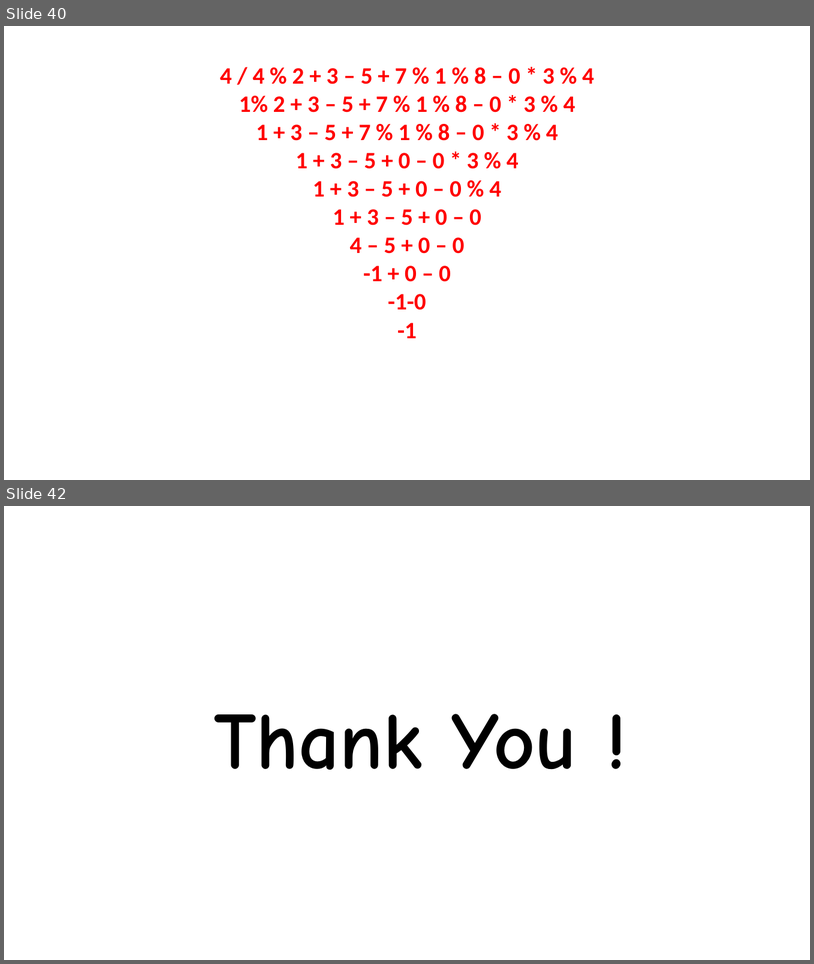
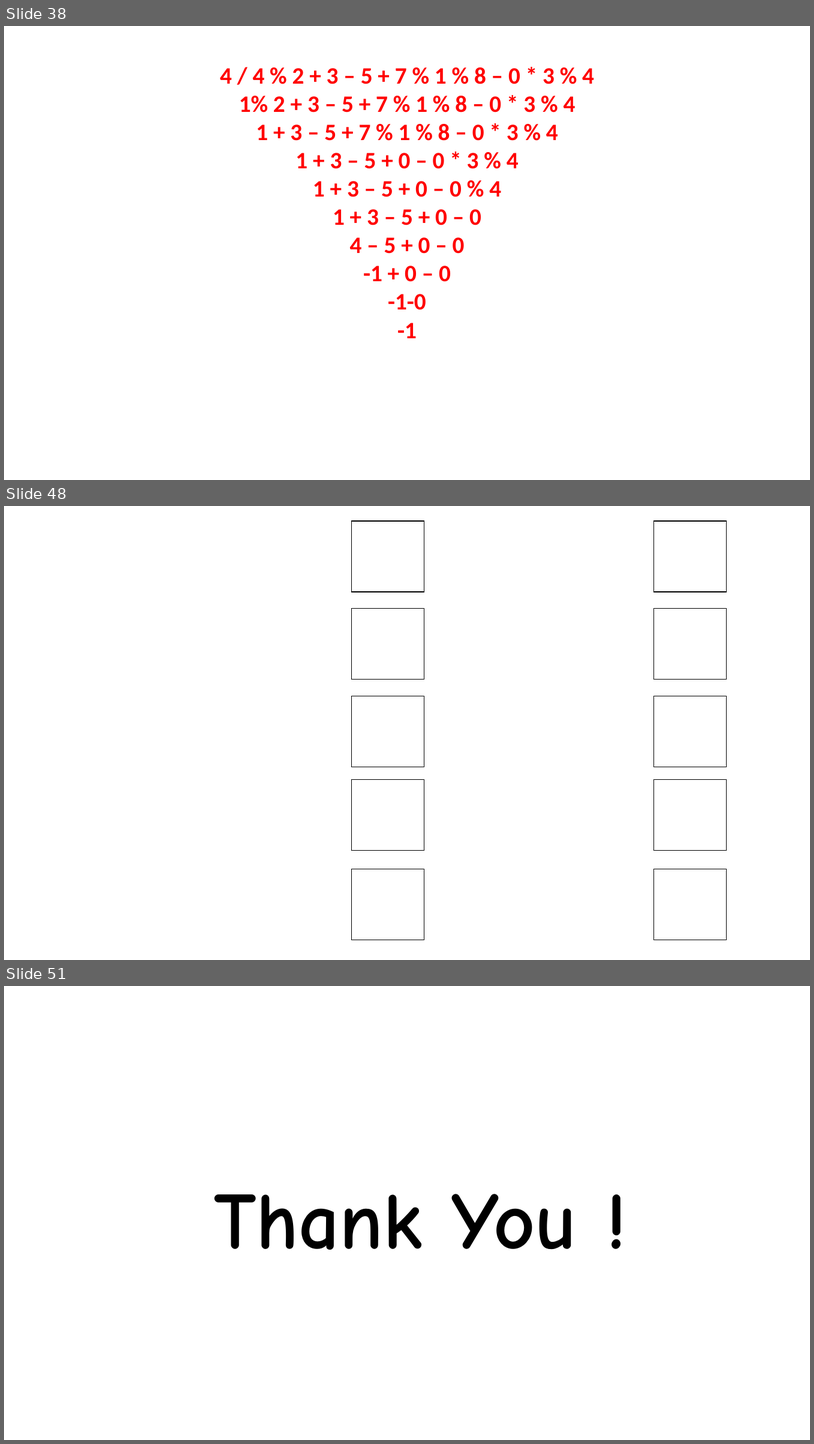
Before and after one commit to eusGithubwork/javaStudy, a slide deck: java.pptx. Shown one above the other, each under a label of ours: slides 40 and 42 before the commit, slides 38, 48 and 51 after it; the slides between them are not shown. The pictures are 814x964 and 814x1444 pixels, drawn with LibreOffice and Linux fonts; fonts in the diff are those of the drawing. Boxes give left, top, right and bottom in pixels: in the first picture for what was removed or moved away, otherwise in the second. Text is boxed around its words. In the diff, an @@ line names an element or a change of style, - is before the commit and + after.

```diff
--- a/java.pptx
+++ b/java.pptx
@@ slide 48 added at [4, 506, 810, 960], background #FFFFFF @@
@@ rectangle added at [352, 521, 425, 592], fill #FFFFFF, outline #000000 1 pt @@
@@ rectangle added at [654, 521, 727, 592], fill #FFFFFF, outline #000000 1 pt @@
@@ rectangle added at [352, 608, 425, 679], fill #FFFFFF, outline #000000 1 pt @@
@@ rectangle added at [654, 608, 727, 679], fill #FFFFFF, outline #000000 1 pt @@
@@ rectangle added at [352, 696, 425, 767], fill #FFFFFF, outline #000000 1 pt @@
@@ rectangle added at [654, 696, 727, 767], fill #FFFFFF, outline #000000 1 pt @@
@@ rectangle added at [352, 780, 425, 850], fill #FFFFFF, outline #000000 1 pt @@
@@ rectangle added at [654, 780, 727, 850], fill #FFFFFF, outline #000000 1 pt @@
@@ rectangle added at [352, 869, 425, 940], fill #FFFFFF, outline #000000 1 pt @@
@@ rectangle added at [654, 869, 727, 940], fill #FFFFFF, outline #000000 1 pt @@
@@ what was slide 40 is now slide 38 @@
@@ what was slide 42 is now slide 51 @@
```
Also in this commit, not shown: 11 other slides added, 3 slides removed, 7 other files.
